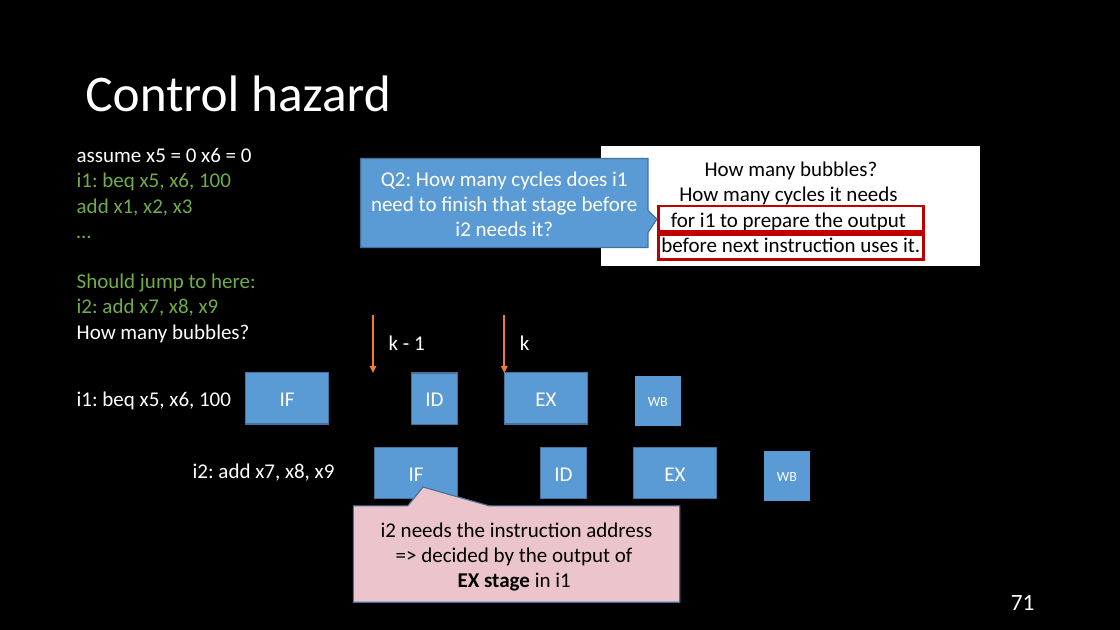
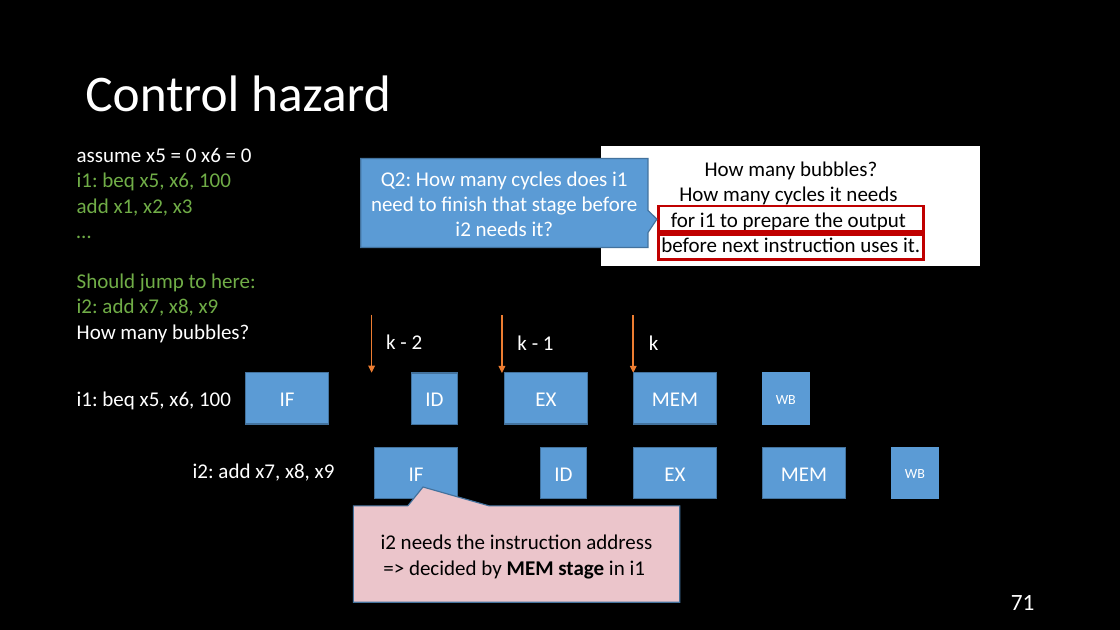
Before and after one commit to NYU-CSO/nyu-cso.github.io, a slide deck: slide 71 of rec-notes/r14.pptx. Drawn at 1120x630 pixels with LibreOffice and Linux fonts; fonts in the diff are those of the drawing. Boxes give left, top, right and bottom in pixels: in the first picture for what was removed or moved away, otherwise in the second. Text is boxed around its words. In the diff, an @@ line names an element or a change of style, - is before the commit and + after.

```diff
--- a/rec-notes/r14.pptx
+++ b/rec-notes/r14.pptx
@@ arrow added from (371, 315) to (371, 373), #ED7D31 1.5 pt @@
@@ text added at (386,334,423,349), 18 pt, text #FFFFFF @@
+k - 2
@@ rectangle added at (634,373,717,424), fill #5B9BD5, outline #43739E 1 pt, 18 pt, text #FFFFFF @@
+MEM
@@ rectangle "WB" at (763,373,809,424): outline #000000 1 pt to #5B9BD5 1 pt @@
@@ rectangle "WB": place and size @@
-rectangle "WB" at (634,376,681,427)
+rectangle "WB" at (763,373,809,424)
@@ rectangle added at (763,447,846,498), fill #5B9BD5, outline #43739E 1 pt, 18 pt, text #FFFFFF @@
+MEM
@@ 2 texts, 2 arrows, 1 rectangle: place and size @@
-2 texts, 2 arrows, 1 rectangle at (373,315,810,502)
+2 texts, 2 arrows, 1 rectangle at (502,315,939,499)
@@ rectangle "WB" at (892,448,939,499): outline #000000 1 pt to #5B9BD5 1 pt @@
@@ text in speech box at (409,560,645,579): text changed @@
-=> decided by the output of
-EX stage in i1
+=> decided by MEM stage in i1
```
Also in this commit, not shown: 11 other slides changed, 1 other file.
